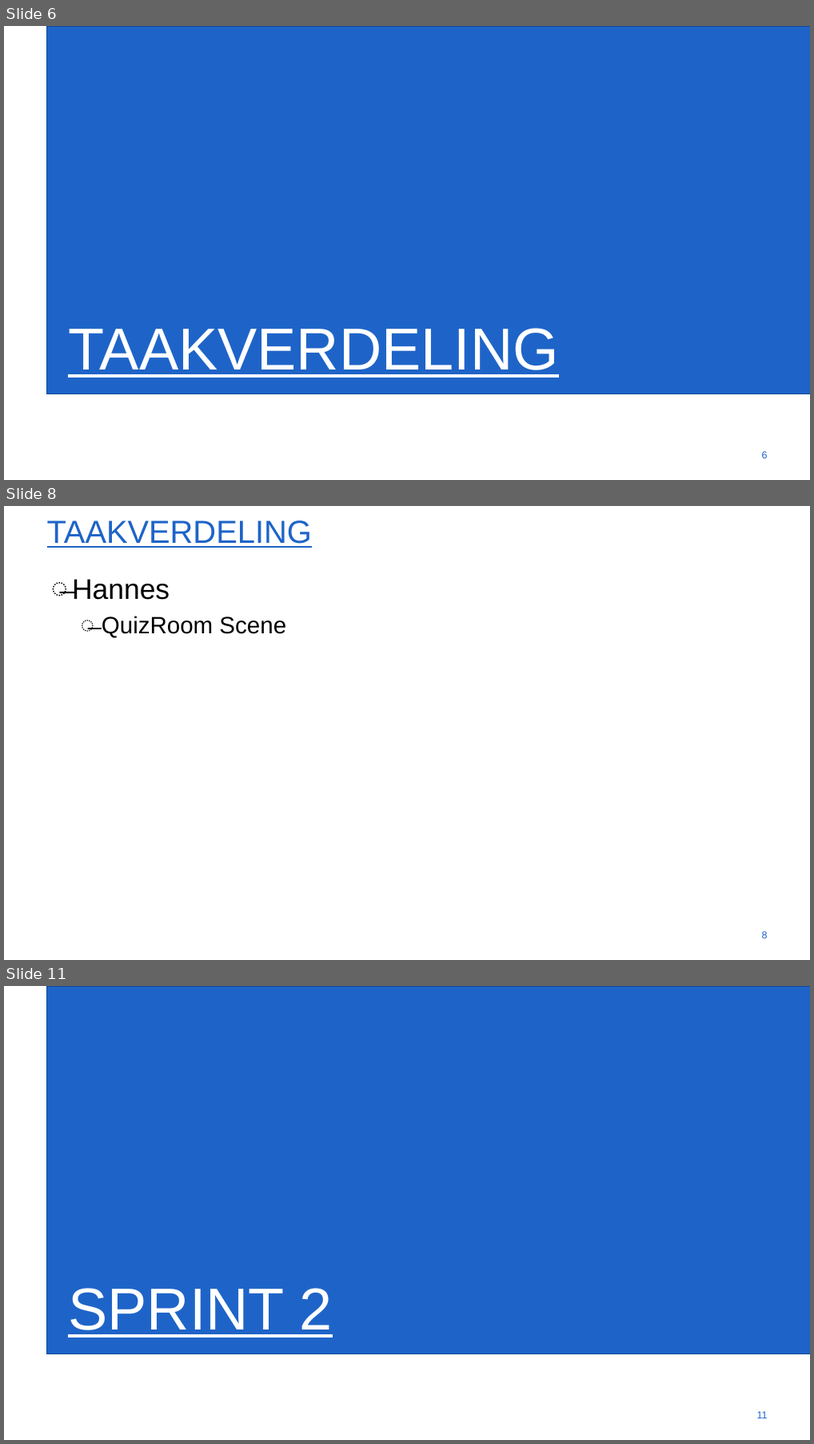
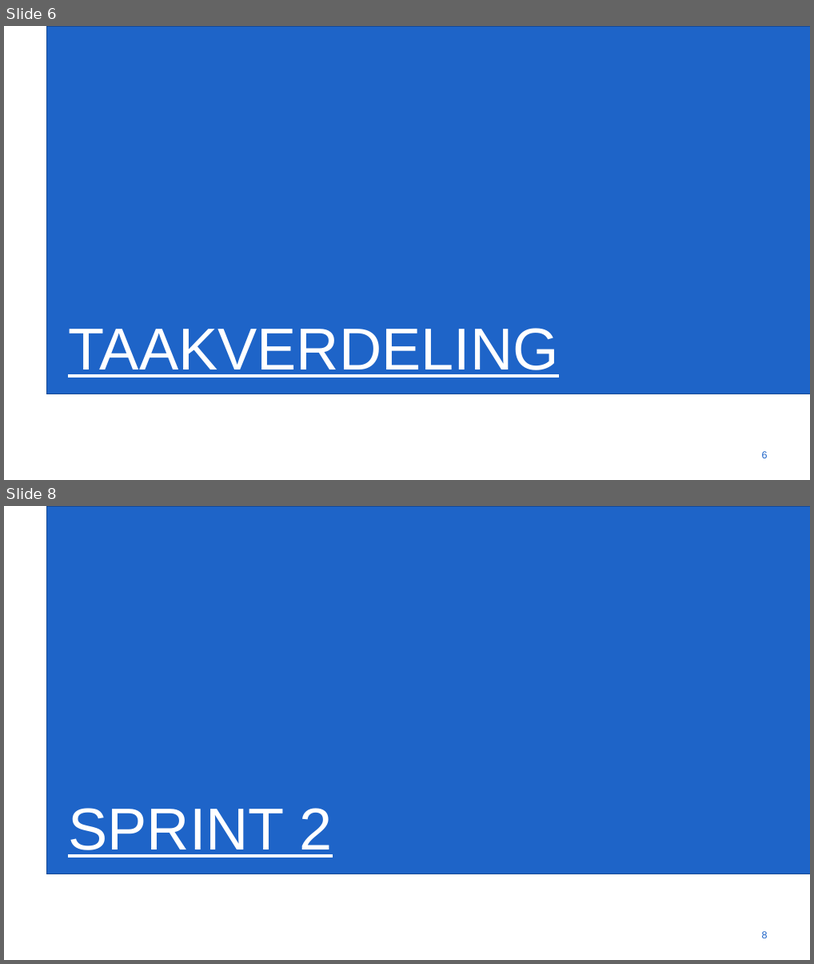
Before and after one commit to gartangh/Software-Development-Project, a slide deck: Sprint_1.pptx. Shown one above the other, each under a label of ours: slides 6, 8 and 11 before the commit, slides 6 and 8 after it; the slides between them are not shown. The pictures are 814x1444 and 814x964 pixels, drawn with LibreOffice and Linux fonts; fonts in the diff are those of the drawing; background and template pictures are left out. Boxes give left, top, right and bottom in pixels: in the first picture for what was removed or moved away, otherwise in the second. Text is boxed around its words. In the diff, an @@ line names an element or a change of style, - is before the commit and + after.

```diff
--- a/Sprint_1.pptx
+++ b/Sprint_1.pptx
@@ slide 8 removed at (4,506,810,960), background #FFFFFF @@
@@ title removed at (47,520,312,548) @@
-TAAKVERDELING
@@ text removed at (72,579,286,638) @@
-̶ Hannes
-  ̶ QuizRoom Scene
@@ page number removed at (762,931,768,938) @@
-8
@@ what was slide 11 is now slide 8 @@
@@ page number at (762,931,768,938): text changed @@
-11
+8
```
Also in this commit, not shown: 3 slides changed, 2 other slides removed.
